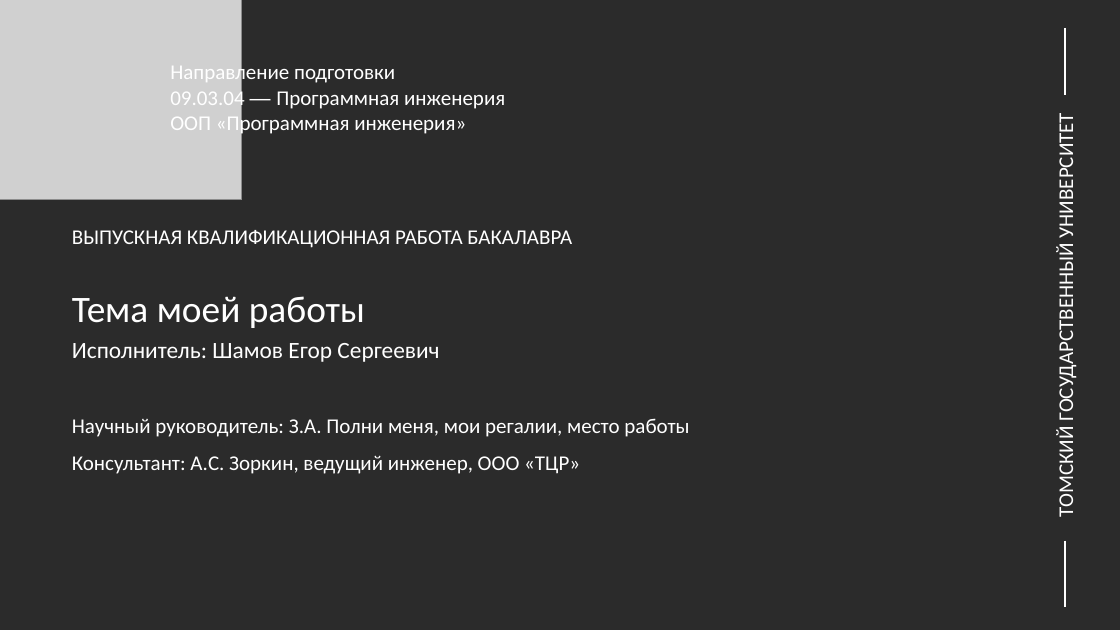
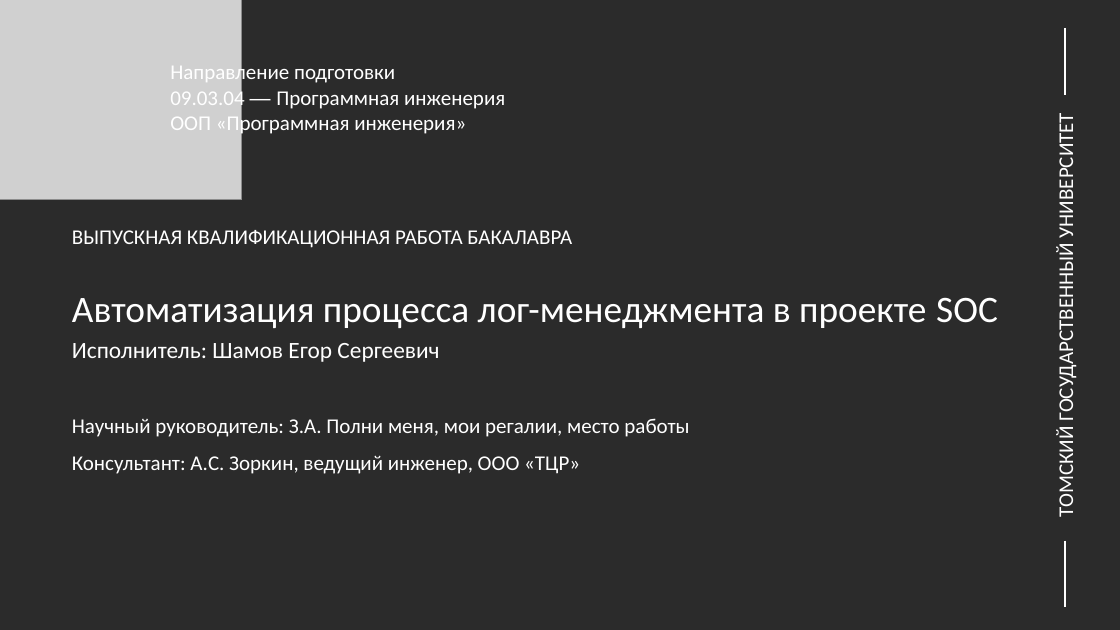
Before and after one commit to shameoff/GraduateWork, a slide deck: slide 1 of Презентация ВКР (в шаблоне).pptx. Drawn at 1120x630 pixels with LibreOffice and Linux fonts; fonts in the diff are those of the drawing; grey boxes stand for pictures; background and template pictures are left out; a plain dark background stands for a picture behind light text. Boxes give left, top, right and bottom in pixels: in the first picture for what was removed or moved away, otherwise in the second. Text is boxed around its words. In the diff, an @@ line names an element or a change of style, - is before the commit and + after.

```diff
--- a/Презентация ВКР (в шаблоне).pptx
+++ b/Презентация ВКР (в шаблоне).pptx
@@ title at (x1=72, y1=297, x2=998, y2=328): text changed @@
-Тема моей работы
+Автоматизация процесса лог-менеджмента в проекте SOC
```
Also in this commit, not shown: 5 other slides changed, 7 slides added, 6 other files.
